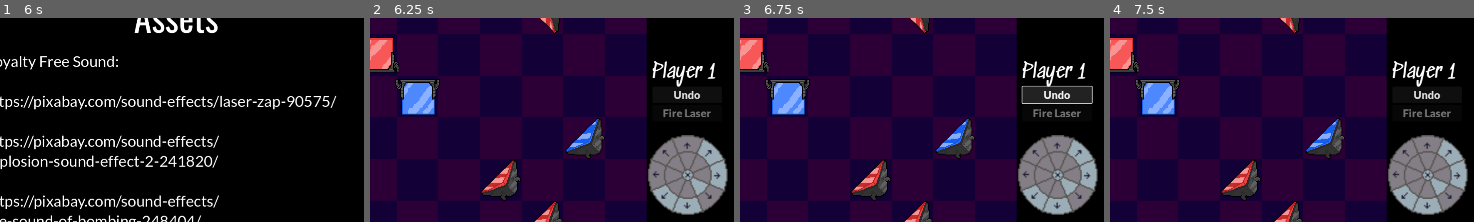
Above: before the commit, frames 1-4 (left to right).
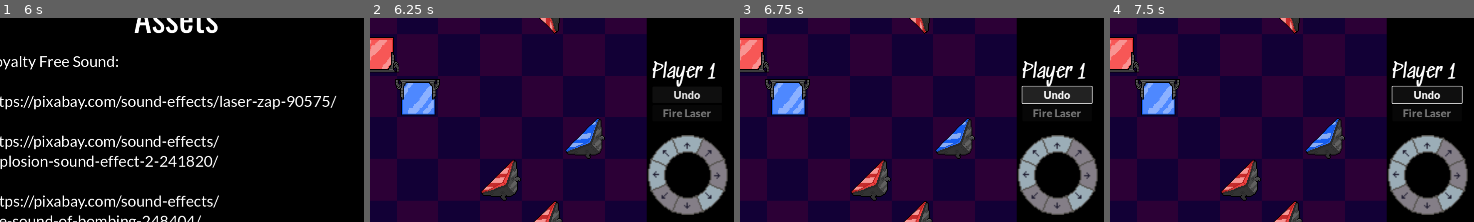
Above: after the commit, the same moments.

Repository: mzbrubak/Reflectix
Game: Godot game, scene res://Scenes/main.tscn
Same seed, same stepped clock (60 frames per second), same inputs: the game is played once before the commit and once after it.
Inputs (mouse positions are % of the whole screen's width and height, from its top left):
- Up to frame 1 (6 s): tap Enter at 0.5, 2, 3.5 s; move the mouse to (75, 46) at 0.52 s; click (75, 46) at 0.67 s; tap Space at 1.25, 2.75, 4.25 s; move the mouse to (29, 57) at 1.27 s; click (29, 57) at 1.42 s; move the mouse to (62, 27) at 2.02 s; click (62, 27) at 2.17 s; move the mouse to (45, 73) at 2.77 s; click (45, 73) at 2.92 s; move the mouse to (84, 68) at 3.52 s; click (84, 68) at 3.67 s; move the mouse to (18, 35) at 4.27 s; click (18, 35) at 4.42 s; move the mouse to (56, 51) at 5.02 s; click (56, 51) at 5.17 s; move the mouse to (35, 24) at 5.77 s; click (35, 24) at 5.92 s
- Up to frame 2 (6.25 s): no input
- Up to frame 3 (6.75 s): click "Undo" at 6.5 s
- Up to frame 4 (7.5 s): click (85, 71) at 7.27 s
The pictures show only the part of the screen within x 42-91%, y 32-82%; the shares and areas given below are measured in that part.

Frame 1 is identical in both runs. In frame 2, 5.8% of the frame differs, in the area x 76-98%, y 57-97%; in frame 3, 5.8%; in frame 4, 6.0%, in the area x 76-98%, y 33-97%.
Error before the commit: Invalid access to property or key 'state' on a base object of type 'Nil'. (res://Scenes/RotationButton.gd:15)

Commit message:
Fix disabled rotation wheel items

Diff:
--- a/Scenes/rotation_ui.gd
+++ b/Scenes/rotation_ui.gd
@@ -19,7 +19,7 @@
 	else:
 		SignalBus.rotate_piece=piece_node
 		for rotation_button in rotation_buttons:
-			rotation_button.disabled=!is_rotation_accessible(rotation_button,SignalBus.rotate_piece.state)
+			rotation_button.disabled=is_rotation_accessible(rotation_button,SignalBus.rotate_piece.state)
 		SignalBus.set_piece_rotation.connect(SignalBus.rotate_piece.set_rotation_from_state)
 
 func is_rotation_accessible(rotation_button, state)->bool:
--- a/Scenes/rotation_ui.tscn
+++ b/Scenes/rotation_ui.tscn
@@ -169,6 +169,7 @@
 script = ExtResource("1_sghgu")
 
 [node name="Up" type="TextureButton" parent="."]
+visible = false
 layout_mode = 0
 offset_right = 40.0
 offset_bottom = 40.0
@@ -259,6 +260,7 @@
 state = Vector3i(-1, 0, 0)
 
 [node name="Northwest+Up" type="TextureButton" parent="."]
+visible = false
 layout_mode = 0
 offset_right = 40.0
 offset_bottom = 40.0
@@ -269,6 +271,7 @@
 state = Vector3i(-1, 1, 1)
 
 [node name="North+Up" type="TextureButton" parent="."]
+visible = false
 layout_mode = 0
 offset_right = 40.0
 offset_bottom = 40.0
@@ -279,6 +282,7 @@
 state = Vector3i(0, 1, 1)
 
 [node name="Northeast+Up" type="TextureButton" parent="."]
+visible = false
 layout_mode = 0
 offset_right = 40.0
 offset_bottom = 40.0
@@ -289,6 +293,7 @@
 state = Vector3i(1, 1, 1)
 
 [node name="East+Up" type="TextureButton" parent="."]
+visible = false
 layout_mode = 0
 offset_right = 40.0
 offset_bottom = 40.0
@@ -299,6 +304,7 @@
 state = Vector3i(1, 0, 1)
 
 [node name="Southeast+Up" type="TextureButton" parent="."]
+visible = false
 layout_mode = 0
 offset_right = 40.0
 offset_bottom = 40.0
@@ -309,6 +315,7 @@
 state = Vector3i(1, -1, 1)
 
 [node name="South+Up" type="TextureButton" parent="."]
+visible = false
 layout_mode = 0
 offset_right = 40.0
 offset_bottom = 40.0
@@ -319,6 +326,7 @@
 state = Vector3i(0, -1, 1)
 
 [node name="Southwest+Up" type="TextureButton" parent="."]
+visible = false
 layout_mode = 0
 offset_right = 40.0
 offset_bottom = 40.0
@@ -329,6 +337,7 @@
 state = Vector3i(-1, -1, 1)
 
 [node name="West+Up" type="TextureButton" parent="."]
+visible = false
 layout_mode = 0
 offset_right = 40.0
 offset_bottom = 40.0
